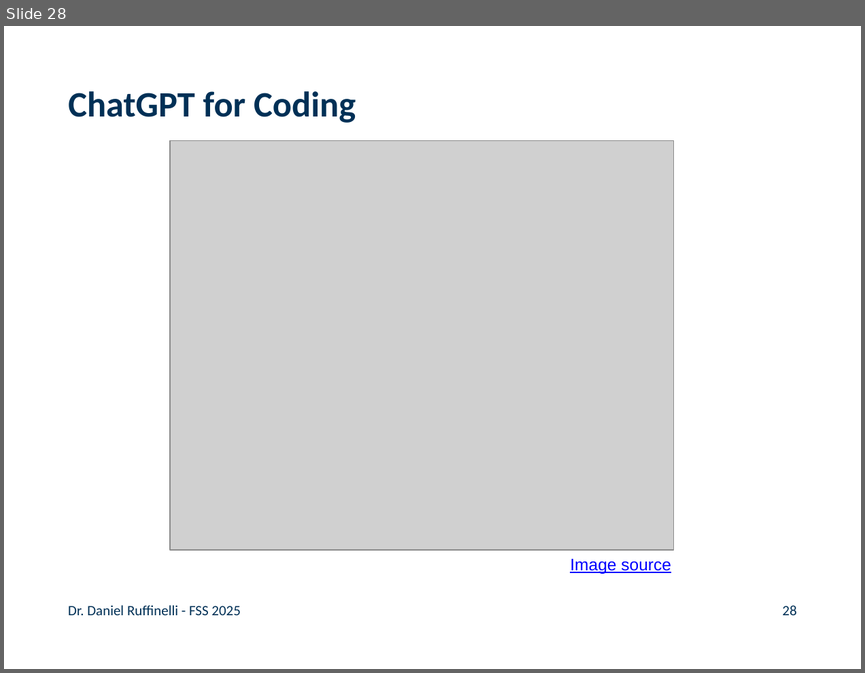
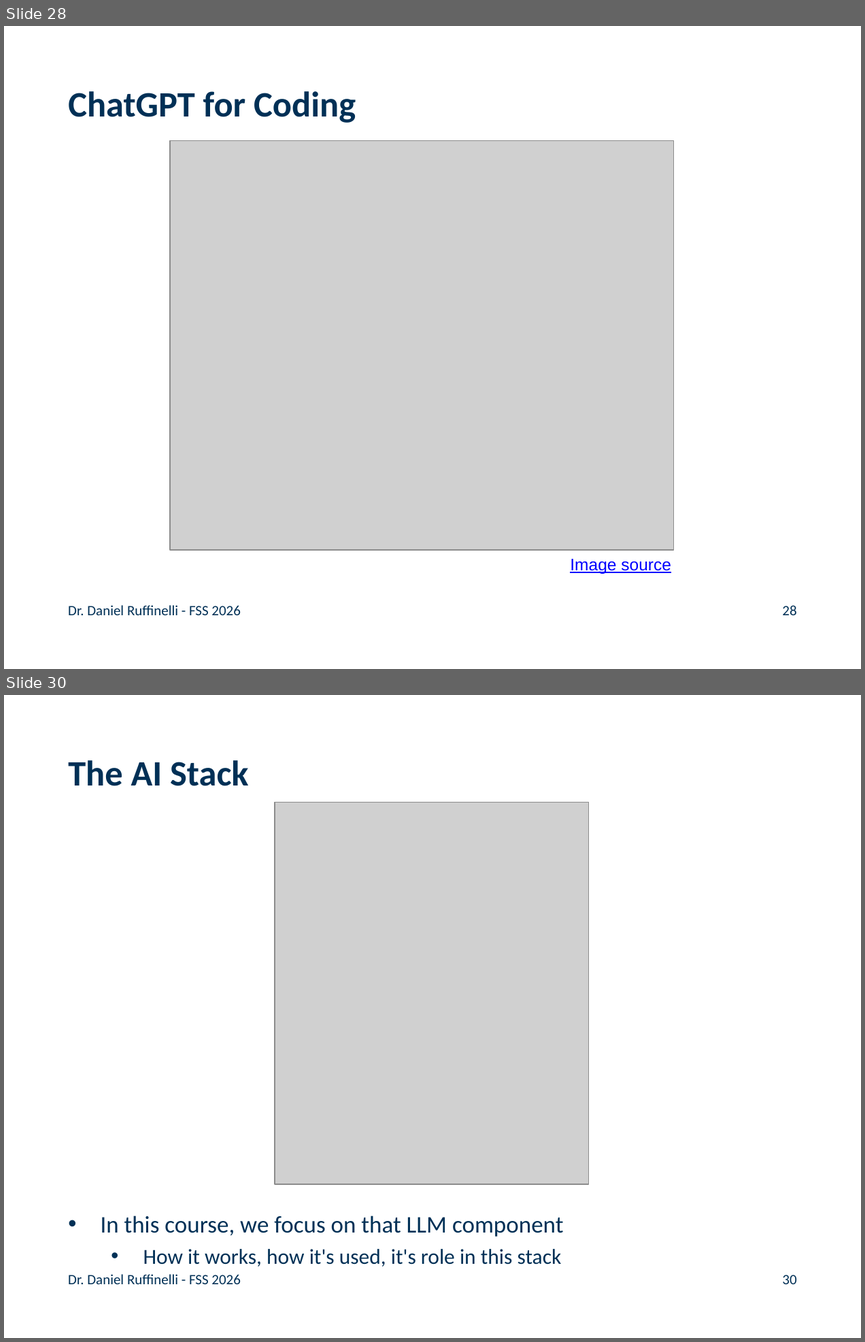
Before and after one commit to rufex2001/teaching_llms, a slide deck: lectures/01_introduction/01_introduction.pptx. Shown one above the other, each under a label of ours: slide 28 before the commit, slides 28 and 30 after it; the slides between them are not shown. The pictures are 865x673 and 865x1342 pixels, drawn with LibreOffice and Linux fonts; fonts in the diff are those of the drawing; grey boxes stand for pictures; background and template pictures are left out. Boxes give left, top, right and bottom in pixels: in the first picture for what was removed or moved away, otherwise in the second. Text is boxed around its words. In the diff, an @@ line names an element or a change of style, - is before the commit and + after.

```diff
--- a/lectures/01_introduction/01_introduction.pptx
+++ b/lectures/01_introduction/01_introduction.pptx
@@ slide 30 added at <box>4,695,861,1338</box>, background #FFFFFF @@
@@ title added at <box>68,760,248,786</box>, 30 pt, text #003056, bold @@
+The AI Stack
@@ picture added at <box>275,802,588,1184</box> @@
@@ text added at <box>101,1215,564,1266</box>, 18 pt, text #003056 @@
+• In this course, we focus on that LLM component
+  • How it works, how it's used, it's role in this stack
@@ text added at <box>68,1274,240,1284</box>, 12 pt, text #003056 @@
+Dr. Daniel Ruffinelli - FSS 2026
@@ page number added at <box>782,1274,796,1284</box>, 12 pt, text #003056 @@
+30
@@ slide 28 changed as well @@
@@ text at <box>68,605,240,615</box>: text changed @@
-Dr. Daniel Ruffinelli - FSS 2025
+Dr. Daniel Ruffinelli - FSS 2026
```
Also in this commit, not shown: 39 other slides changed, 1 other slide added, 3 other files.
